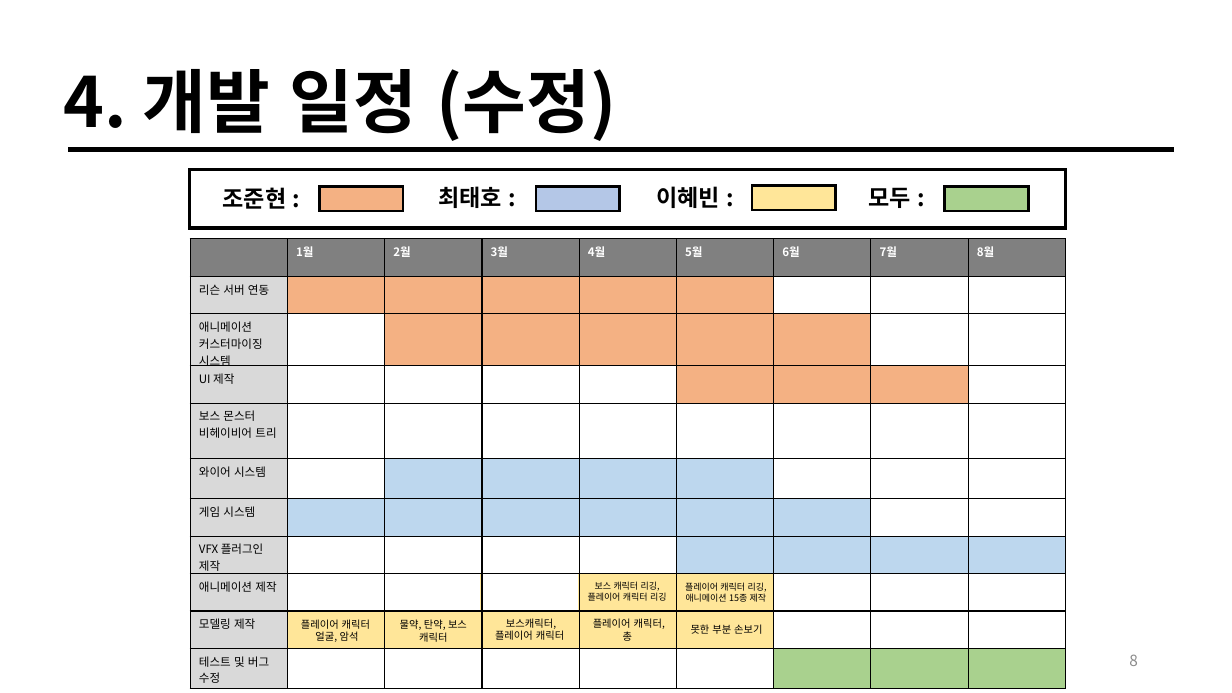
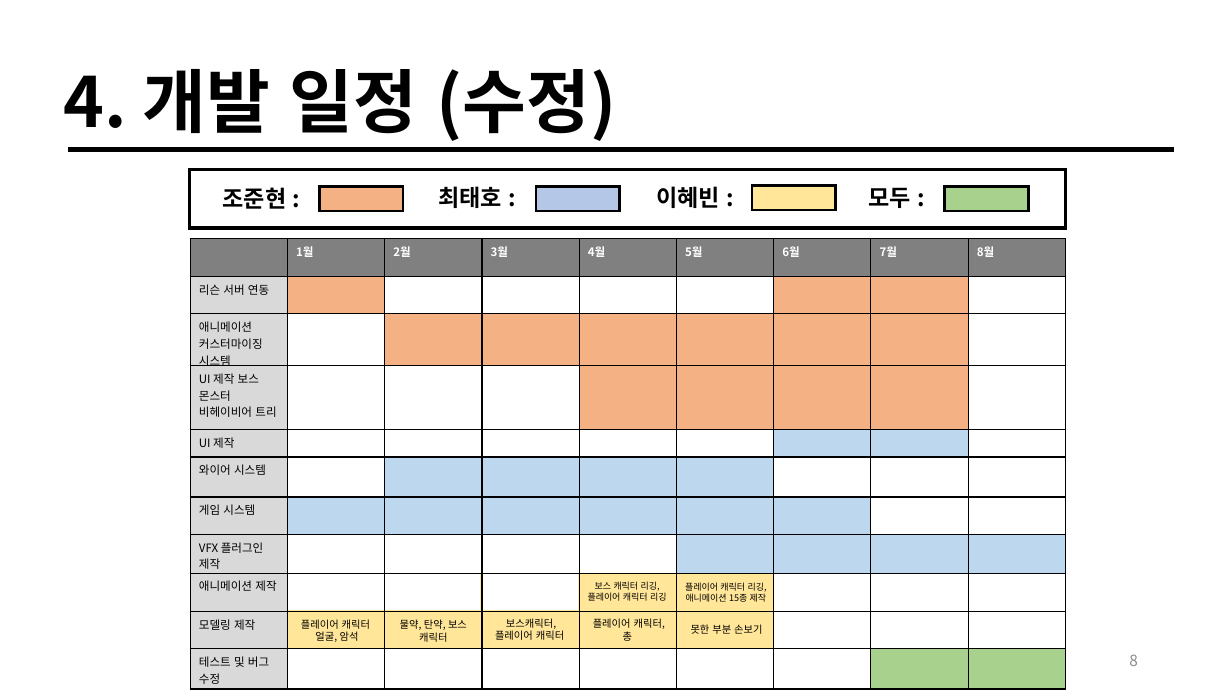
Before and after one commit to taeho-choi/wire-hunter, a slide deck: slide 8 of 문서/기획/중간발표자료.pptx. Drawn at 1232x693 pixels with LibreOffice and Linux fonts; fonts in the diff are those of the drawing. Boxes give left, top, right and bottom in pixels: in the first picture for what was removed or moved away, otherwise in the second. Text is boxed around its words. In the diff, an @@ line names an element or a change of style, - is before the commit and + after.

```diff
--- a/문서/기획/중간발표자료.pptx
+++ b/문서/기획/중간발표자료.pptx
@@ table at (x1=190, y1=239, x2=1064, y2=689) @@
+row 4: UI 제작 보스 몬스터 비헤이비어 트리 |  |  |  |  |  |  |  | 
-row 5: 보스 몬스터 비헤이비어 트리 |  |  |  |  |  |  |  | 
@@ fill #F4B183 to #FFFFFF in 4 cells @@
@@ fill #FFFFFF to #F4B183 in 4 cells @@
@@ fill #FFFFFF to #BDD7EE in 2 cells @@
```
Also in this commit, not shown: 4 other slides changed, 1 slide added, 59 other files.
